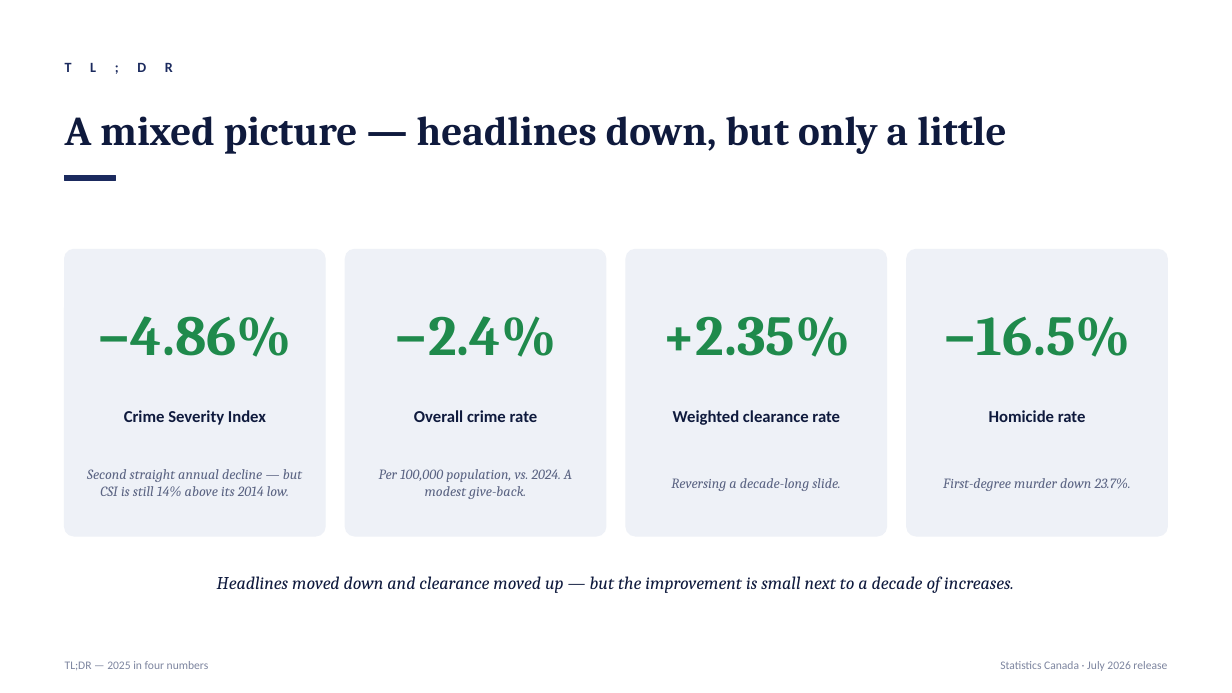
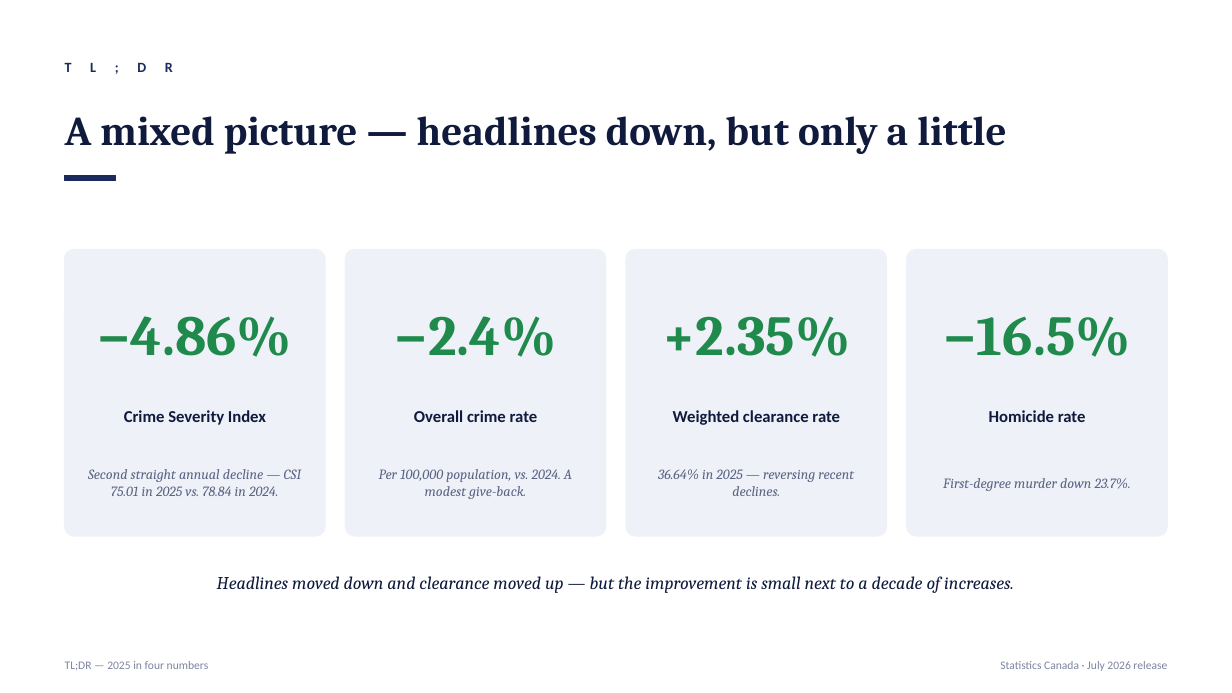
Before and after one commit to tonHS/Canadian-Crime-Statistics-2025, a slide deck: slide 2 of Canadian_Crime_2025_Exec_Brief.pptx. Drawn at 1232x693 pixels with LibreOffice and Linux fonts; fonts in the diff are those of the drawing. Boxes give left, top, right and bottom in pixels: in the first picture for what was removed or moved away, otherwise in the second. Text is boxed around its words. In the diff, an @@ line names an element or a change of style, - is before the commit and + after.

```diff
--- a/Canadian_Crime_2025_Exec_Brief.pptx
+++ b/Canadian_Crime_2025_Exec_Brief.pptx
@@ text at (88, 469, 302, 496): text changed @@
-Second straight annual decline — but CSI is still 14% above its 2014 low.
+Second straight annual decline — CSI 75.01 in 2025 vs. 78.84 in 2024.
@@ text at (658, 469, 854, 496): text changed @@
-Reversing a decade-long slide.
+36.64% in 2025 — reversing recent declines.
```
Also in this commit, not shown: 6 other slides changed, 1 other file.
